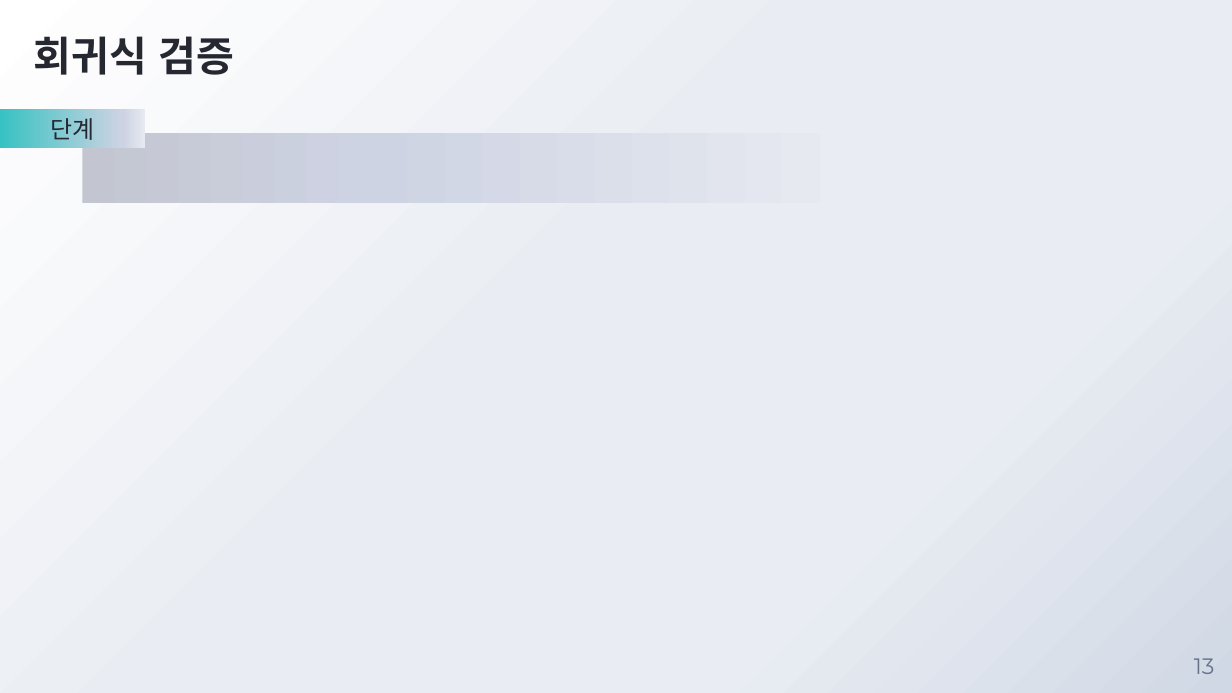
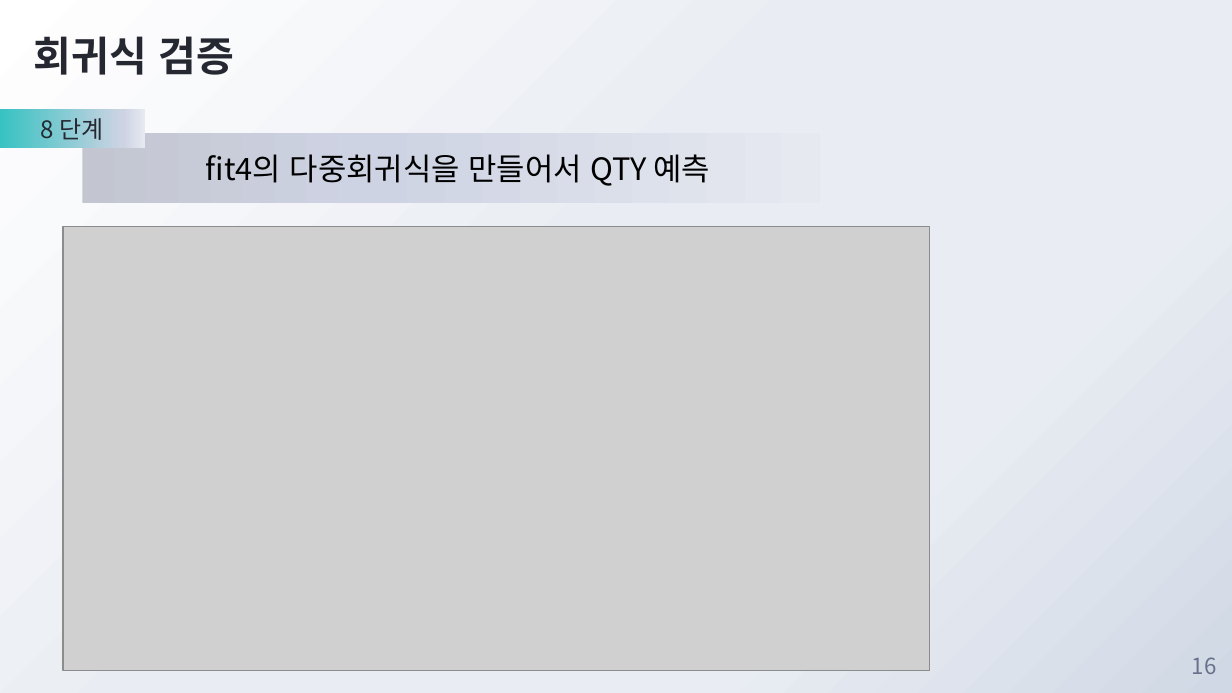
Before and after one commit to JadenChoi94/MachineLearning_Basic, a slide deck: slide 16 of 4조 비타민음료 발표.pptx (slide 13 before the commit). Drawn at 1232x693 pixels with LibreOffice and Linux fonts; fonts in the diff are those of the drawing; grey boxes stand for pictures; background and template pictures are left out. Boxes give left, top, right and bottom in pixels: in the first picture for what was removed or moved away, otherwise in the second. Text is boxed around its words. In the diff, an @@ line names an element or a change of style, - is before the commit and + after.

```diff
--- a/4조 비타민음료 발표.pptx
+++ b/4조 비타민음료 발표.pptx
@@ text in rectangle at <box>41,118,104,140</box>: text changed @@
-단계
+8 단계
@@ text in rectangle at <box>206,154,711,186</box>: text added @@
+    fit4의 다중회귀식을 만들어서 QTY 예측
@@ picture added at <box>63,227,929,670</box> @@
@@ page number at <box>1192,657,1217,674</box>: text changed; font Montserrat to Noto Sans CJK KR @@
-13
+16
```
Also in this commit, not shown: 10 other slides changed, 8 slides added, 2 slides removed, 6 other files.
